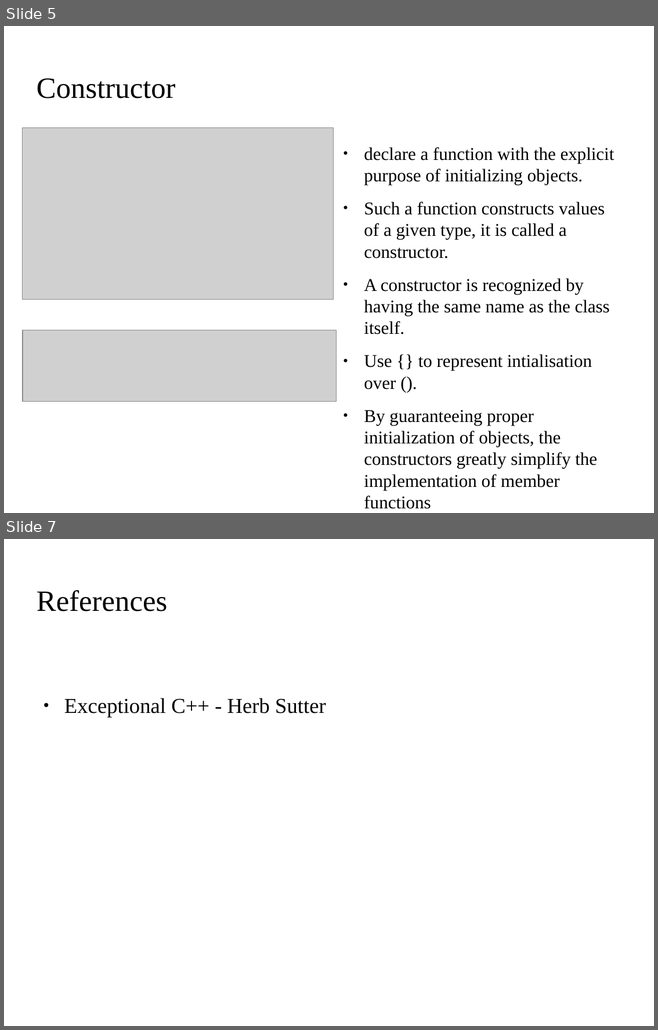
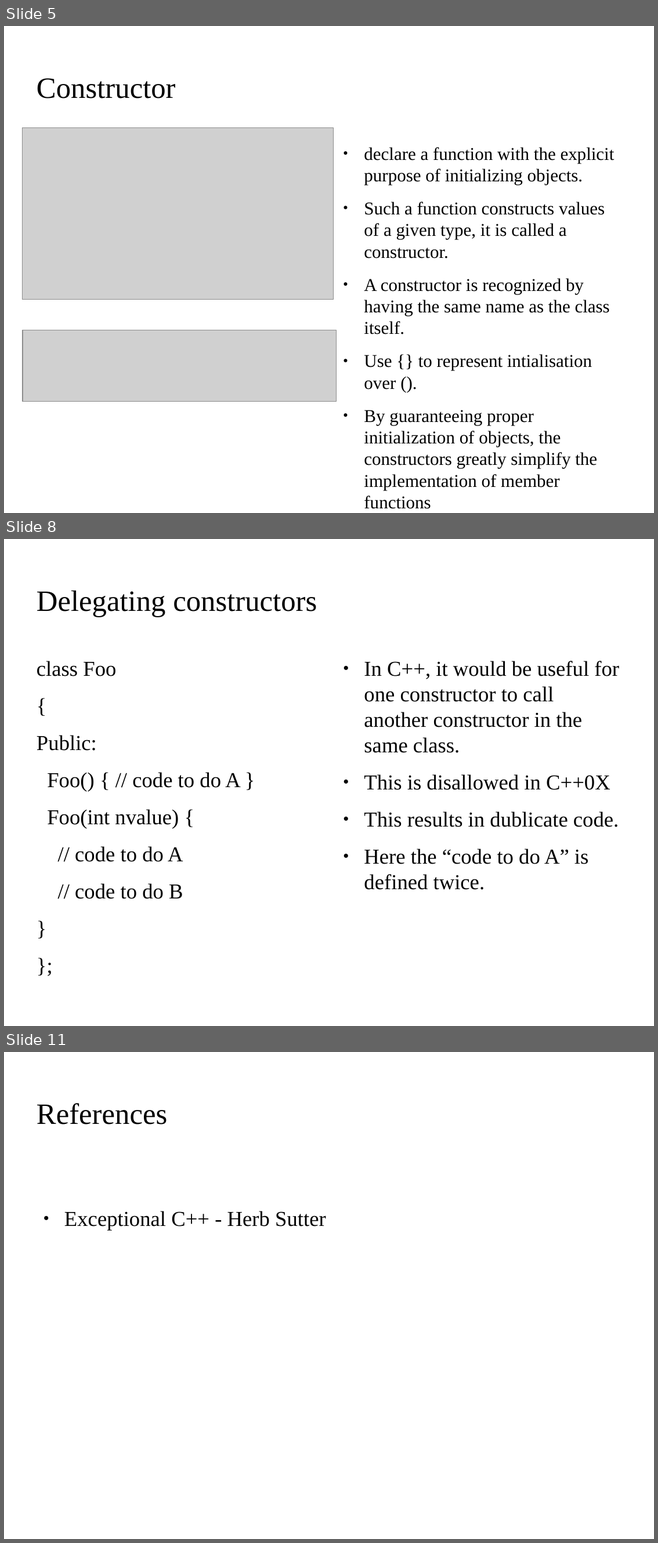
Before and after one commit to kks32/cpp-software-development, a slide deck: Ex11_Classes/Ex11_Classes.odp. Shown one above the other, each under a label of ours: slides 5 and 7 before the commit, slides 5, 8 and 11 after it; the slides between them are not shown. The pictures are 658x1030 and 658x1543 pixels, drawn with LibreOffice and Linux fonts; fonts in the diff are those of the drawing; grey boxes stand for pictures; background and template pictures are left out. Boxes give left, top, right and bottom in pixels: in the first picture for what was removed or moved away, otherwise in the second. Text is boxed around its words. In the diff, an @@ line names an element or a change of style, - is before the commit and + after.

Commit message:
delegating ctor

```diff
--- a/Ex11_Classes/Ex11_Classes.odp
+++ b/Ex11_Classes/Ex11_Classes.odp
@@ slide 8 added at bbox=[4, 539, 654, 1026], background picture (left out) @@
@@ title added at bbox=[36, 590, 317, 617], 36 pt, text #000000 @@
+Delegating constructors
@@ text added at bbox=[36, 661, 240, 899], 26 pt, text #000000 @@
+class Foo
+{
+Public:
+Foo() { // code to do A }
+Foo(int nvalue) {
+// code to do A
+// code to do B
+}
+};
@@ text added at bbox=[364, 661, 619, 890], 26 pt, text #000000 @@
+● In C++, it would be useful for one constructor to call another constructor in the same class.
+● This is disallowed in C++0X
+● This results in dublicate code.
+● Here the “code to do A” is defined twice.
@@ what was slide 7 is now slide 11 @@
```
Also in this commit, not shown: 1 slide changed, 4 other slides added, 1 slide removed, 1 other file.
